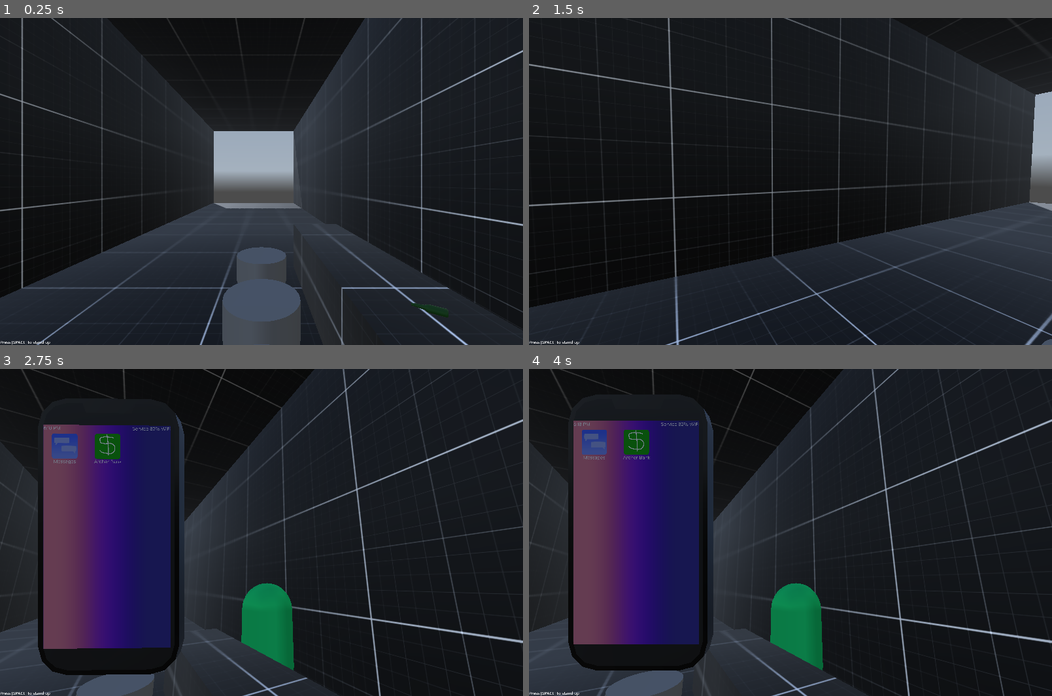
Above: before the commit, frames 1-4 (two rows, left to right).
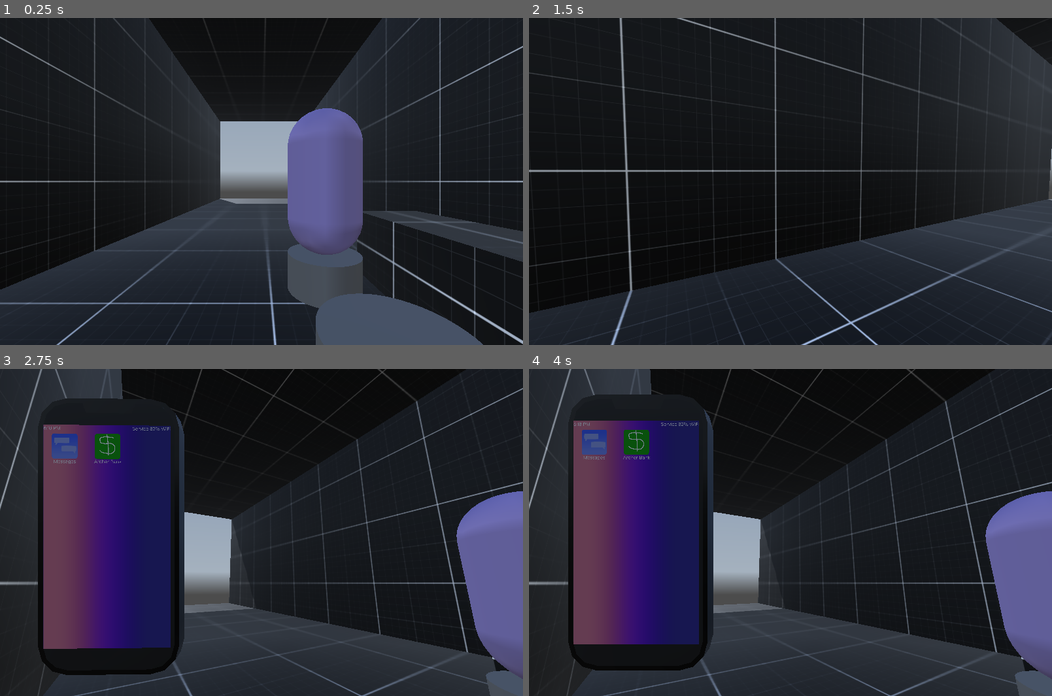
Above: after the commit, the same moments.

Repository: LucasMc17/One-Man-s-Trash
Game: Godot game, scene res://levels/level_01/root.tscn
Two runs of this game, one before a commit and one after it. Both use one fixed random seed, a clock stepped at 60 frames per second and the inputs below. A sky picture missing from this copy of the repository is replaced by a grey-blue gradient.
Inputs (mouse positions are in pixels of both pictures, inside the frame that each line leads up to):
- Up to frame 1 (0.25 s): no input
- Up to frame 2 (1.5 s): tap Space (space) at 0.5, 1.25 s; move the mouse to (816, 181) at 0.52 s; hold W (move_forward) from 0.53 s (still down); tap Enter (enter) at 0.6, 1.35 s; click (816, 181) at 0.67 s; move the mouse to (764, 181) at 1.27 s
- Up to frame 3 (2.75 s): keep holding W (move_forward); tap Space (space) at 2 s; move the mouse to (271, 525) at 2.02 s; hold Tab (phone) from 2.03 s (still down); tap Enter (enter) at 2.3 s
- Up to frame 4 (4 s): release W (move_forward) at 2.75 s; release Tab (phone) at 2.75 s; tap Space (space) at 2.75, 3.5 s; drag from (764, 597) to (633, 483) at 2.77 s; move the mouse to (947, 581) at 3.52 s; hold A (move_left) from 3.53 s (still down); tap Z at 3.6 s; tap Enter (enter) at 3.8 s

The runs differ from the first frame. In frame 1, 24% of the frame differs, in the area x 0-100%, y 0-100%; in frame 2, 9.6%; in frame 3, 29%; in frame 4, 29%.

Commit message:
Mike is here.

Diff:
--- a/levels/level_01/root.gd
+++ b/levels/level_01/root.gd
@@ -15,6 +15,10 @@
 	Global.GameState.LEVEL = self
 	Events.level_loaded.emit()
 	Events.dialog_chosen.connect(_on_dialog_chosen)
+	var mike = Global.NPCS.Mike
+	var mike_chair = Global.IMPORTANT_SCENES.MikeChair
+	mike.global_position = mike_chair.SIT_MARKER.global_position
+	mike.current_movement.transition('Sit', { "seat": mike_chair })
 
 func _on_dialog_chosen(_npc : NPC, behavior_flag : String):
 	if behavior_flag == "TequilaShot":
--- a/levels/level_01/root.tscn
+++ b/levels/level_01/root.tscn
@@ -23,6 +23,7 @@
 [ext_resource type="Script" uid="uid://c6pfgu73jm2sd" path="res://levels/level_01/states/go_to_bart_state.gd" id="18_bt03r"]
 [ext_resource type="Script" uid="uid://b6p3ht05y6mes" path="res://levels/level_01/states/look_for_screwdriver_state.gd" id="19_2q5mi"]
 [ext_resource type="PackedScene" uid="uid://dps1at258aprq" path="res://area_triggers/area_trigger_oneoff.tscn" id="21_2q5mi"]
+[ext_resource type="PackedScene" uid="uid://bbfb6b3h24aq1" path="res://scenes/characters/npcs/bar_npcs/mike/mike.tscn" id="23_q0ki3"]
 
 [sub_resource type="BoxShape3D" id="BoxShape3D_bt03r"]
 size = Vector3(1, 1.96729, 1)
@@ -116,7 +117,7 @@
 [node name="DebugChair05" parent="Seats" instance=ExtResource("4_06tnj")]
 transform = Transform3D(1, 0, 0, 0, 1, 0, 0, 0, 1, 0.744456, 0, -2.77926)
 
-[node name="DebugChair06" parent="Seats" instance=ExtResource("4_06tnj")]
+[node name="MikeChair" parent="Seats" groups=["LevelImportant"] instance=ExtResource("4_06tnj")]
 transform = Transform3D(1, 0, 0, 0, 1, 0, 0, 0, 1, 0.744456, 0, -4.36483)
 
 [node name="BartChair" parent="Seats" groups=["LevelImportant"] instance=ExtResource("4_06tnj")]
@@ -135,7 +136,7 @@
 [node name="StateMachine" type="Node" parent="." node_paths=PackedStringArray("CURRENT_STATE")]
 unique_name_in_owner = true
 script = ExtResource("7_e1ace")
-CURRENT_STATE = NodePath("BartChat")
+CURRENT_STATE = NodePath("DebugState")
 metadata/_custom_type_script = "uid://cau1wg8ulku16"
 
 [node name="DebugState" type="Node" parent="StateMachine"]
@@ -205,6 +206,9 @@
 [node name="Bart" parent="NPCs" node_paths=PackedStringArray("MOVE_PATHS") instance=ExtResource("7_thd0o")]
 MOVE_PATHS = [NodePath("../../Paths/Bart/ToBathroom")]
 
+[node name="Mike" parent="NPCs" instance=ExtResource("23_q0ki3")]
+transform = Transform3D(1, 0, 0, 0, 1, 0, 0, 0, 1, 0, 0, -4.16871)
+
 [node name="Paths" type="Node" parent="."]
 
 [node name="Bart" type="Node" parent="Paths"]
--- a/scenes/chairs/chair.gd
+++ b/scenes/chairs/chair.gd
@@ -66,5 +66,4 @@
 	collision_position = collision_position
 
 func _on_interactable_interacted(interactor : Player):
-	INTERACTABLE.ACTIVE = false
 	interactor.current_movement.transition('Sit', { "seat": self, "get_off_position": interactor.position })
--- /dev/null
+++ b/scenes/characters/npcs/bar_npcs/mike/dialog/stranger_chat/index.tres
@@ -0,0 +1,43 @@
+[gd_resource type="Resource" script_class="TalkTree" load_steps=5 format=3 uid="uid://d3rlr2lnahcrt"]
+
+[ext_resource type="Script" uid="uid://bymb602613n3g" path="res://assets/resources/talk_trees/talk_tree.gd" id="1_k220e"]
+
+[sub_resource type="Resource" id="Resource_k220e"]
+script = ExtResource("1_k220e")
+PROMPT = "What's good here?"
+DIALOGUE = "Uh, I just get the IPA. Listen, I'm waiting on a call here, I can't really talk."
+PLAYER_OPTIONS = Array[ExtResource("1_k220e")]([])
+EXIT_OPTION = "Oh yeah, no problem. Don't let me keep you."
+CAMERA_ID = &""
+BEHAVIOR_FLAG = ""
+metadata/_custom_type_script = "uid://bymb602613n3g"
+
+[sub_resource type="Resource" id="Resource_y0je0"]
+script = ExtResource("1_k220e")
+PROMPT = "How are you doing tonight?"
+DIALOGUE = "I'm good. Listen, buddy, I'm waiting on a call here, I can't talk right now."
+PLAYER_OPTIONS = Array[ExtResource("1_k220e")]([])
+EXIT_OPTION = "Oh yeah, no problem. Don't let me keep you."
+CAMERA_ID = &""
+BEHAVIOR_FLAG = ""
+metadata/_custom_type_script = "uid://bymb602613n3g"
+
+[sub_resource type="Resource" id="Resource_52co2"]
+script = ExtResource("1_k220e")
+PROMPT = "Hi."
+DIALOGUE = "Uh, hey."
+PLAYER_OPTIONS = Array[ExtResource("1_k220e")]([SubResource("Resource_k220e"), SubResource("Resource_y0je0")])
+EXIT_OPTION = ""
+CAMERA_ID = &""
+BEHAVIOR_FLAG = ""
+metadata/_custom_type_script = "uid://bymb602613n3g"
+
+[resource]
+script = ExtResource("1_k220e")
+PROMPT = ""
+DIALOGUE = "..."
+PLAYER_OPTIONS = Array[ExtResource("1_k220e")]([SubResource("Resource_52co2")])
+EXIT_OPTION = ""
+CAMERA_ID = &""
+BEHAVIOR_FLAG = "CHANGE_TALK_TREE"
+metadata/_custom_type_script = "uid://bymb602613n3g"
--- /dev/null
+++ b/scenes/characters/npcs/bar_npcs/mike/dialog/stranger_chat/urge.tres
@@ -0,0 +1,13 @@
+[gd_resource type="Resource" script_class="TalkTree" load_steps=2 format=3 uid="uid://bmwuuen0as0n7"]
+
+[ext_resource type="Script" uid="uid://bymb602613n3g" path="res://assets/resources/talk_trees/talk_tree.gd" id="1_ygpov"]
+
+[resource]
+script = ExtResource("1_ygpov")
+PROMPT = ""
+DIALOGUE = "..."
+PLAYER_OPTIONS = Array[ExtResource("1_ygpov")]([])
+EXIT_OPTION = "..."
+CAMERA_ID = &""
+BEHAVIOR_FLAG = ""
+metadata/_custom_type_script = "uid://bymb602613n3g"
--- /dev/null
+++ b/scenes/characters/npcs/bar_npcs/mike/mike.tscn
@@ -0,0 +1,36 @@
+[gd_scene load_steps=8 format=3 uid="uid://bbfb6b3h24aq1"]
+
+[ext_resource type="PackedScene" uid="uid://buguuxwjtfcow" path="res://scenes/characters/npcs/base_npc.tscn" id="1_jld5o"]
+[ext_resource type="Script" uid="uid://bo023d5lgrcn8" path="res://scenes/characters/npcs/states/movement_states/npc_sit_state.gd" id="2_aewfi"]
+[ext_resource type="Resource" uid="uid://d3rlr2lnahcrt" path="res://scenes/characters/npcs/bar_npcs/mike/dialog/stranger_chat/index.tres" id="2_im3f3"]
+[ext_resource type="Script" uid="uid://b1sqa5tyud8nt" path="res://scenes/characters/npcs/states/attention_states/npc_talk_state.gd" id="3_jc5k1"]
+
+[sub_resource type="StandardMaterial3D" id="StandardMaterial3D_jld5o"]
+albedo_color = Color(0.777573, 0.696592, 0.99732, 1)
+
+[sub_resource type="CapsuleMesh" id="CapsuleMesh_aewfi"]
+material = SubResource("StandardMaterial3D_jld5o")
+
+[sub_resource type="ViewportTexture" id="ViewportTexture_im3f3"]
+viewport_path = NodePath("SubViewport")
+
+[node name="Mike" instance=ExtResource("1_jld5o")]
+TALK_TREE = ExtResource("2_im3f3")
+
+[node name="MeshInstance3D" parent="." index="2"]
+mesh = SubResource("CapsuleMesh_aewfi")
+
+[node name="Talk" type="Node" parent="AttentionStateMachine" index="1" node_paths=PackedStringArray("ACTOR")]
+script = ExtResource("3_jc5k1")
+ACTOR = NodePath("../..")
+metadata/_custom_type_script = "uid://b1sqa5tyud8nt"
+
+[node name="Sit" type="Node" parent="MovementStateMachine" index="1" node_paths=PackedStringArray("ACTOR")]
+script = ExtResource("2_aewfi")
+ACTOR = NodePath("../..")
+metadata/_custom_type_script = "uid://bo023d5lgrcn8"
+
+[node name="DebugLabel" parent="." index="5"]
+texture = SubResource("ViewportTexture_im3f3")
+
+[connection signal="interacted" from="Interactable" to="." method="_on_interactable_interacted"]
--- a/scenes/characters/npcs/bart/bart.tscn
+++ b/scenes/characters/npcs/bart/bart.tscn
@@ -28,7 +28,7 @@
 ACTOR = NodePath("../..")
 metadata/_custom_type_script = "uid://ckjkuwqqpjt54"
 
-[node name="DebugLabel" parent="." index="6"]
+[node name="DebugLabel" parent="." index="5"]
 texture = SubResource("ViewportTexture_oju1j")
 
 [connection signal="interacted" from="Interactable" to="." method="_on_interactable_interacted"]
--- a/scenes/characters/npcs/base_npc.gd
+++ b/scenes/characters/npcs/base_npc.gd
@@ -29,6 +29,7 @@
 		move_and_slide()
 
 func _ready():
+	INTERACTABLE.interacted.connect(_on_interactable_interacted)
 	DEBUG_LABEL.change_param('name', name)
 	if Global.Debug.debug_override == "DEFER":
 		DEBUG_LABEL.visible = Global.Debug.show_npc_status
@@ -49,6 +50,8 @@
 	rotation.y = lerp_angle(rotation.y, atan2(-direction.x, -direction.z), 0.15)
 
 func _on_interactable_interacted(interactor : Player):
+	Global.log('hi')
 	if current_attention.TALK_ENABLED:
+		Global.log('talk enabled')
 		current_attention.transition("Talk")
 		interactor.current_attention.transition('Talk', {"TALK_TREE": TALK_TREE, "TALKING_TO": self})
--- a/scenes/characters/npcs/states/movement_states/npc_sit_state.gd
+++ b/scenes/characters/npcs/states/movement_states/npc_sit_state.gd
@@ -16,6 +16,8 @@
 	super(previous_state, ext)
 	if ext.has('seat'):
 		SEAT = ext.seat
+		Global.log(SEAT)
+		SEAT.INTERACTABLE.ACTIVE = false
 	SIT_POSITION = SEAT.SIT_MARKER.global_position
 	if ext.has('get_off_position'):
 		GET_OFF_POSITION = ext.get_off_position
--- a/scenes/characters/player/states/attention_states/player_attention_state.gd
+++ b/scenes/characters/player/states/attention_states/player_attention_state.gd
@@ -26,4 +26,6 @@
 	if name != 'Phone' and CAN_USE_PHONE and event.is_action_pressed("phone"):
 		transition("Phone")
 	if CAN_INTERACT and ACTOR.looking_at and compare_events(event, ACTOR.looking_at.interact_button):
+		Global.log('events are the same')
+		Global.log(ACTOR.looking_at)
 		ACTOR.looking_at.interact(ACTOR)
--- a/scenes/characters/player/states/movement_states/player_sit_state.gd
+++ b/scenes/characters/player/states/movement_states/player_sit_state.gd
@@ -19,6 +19,7 @@
 	ACTOR.hint = 'Press [SPACE] to stand up'
 	if ext.has('seat'):
 		SEAT = ext.seat
+		SEAT.INTERACTABLE.ACTIVE = false
 	SIT_POSITION = SEAT.SIT_MARKER.global_position
 	if ext.has('get_off_position'):
 		GET_OFF_POSITION = ext.get_off_position
Not shown: 1 places in levels/level_01/root.tscn that only renumber resources
